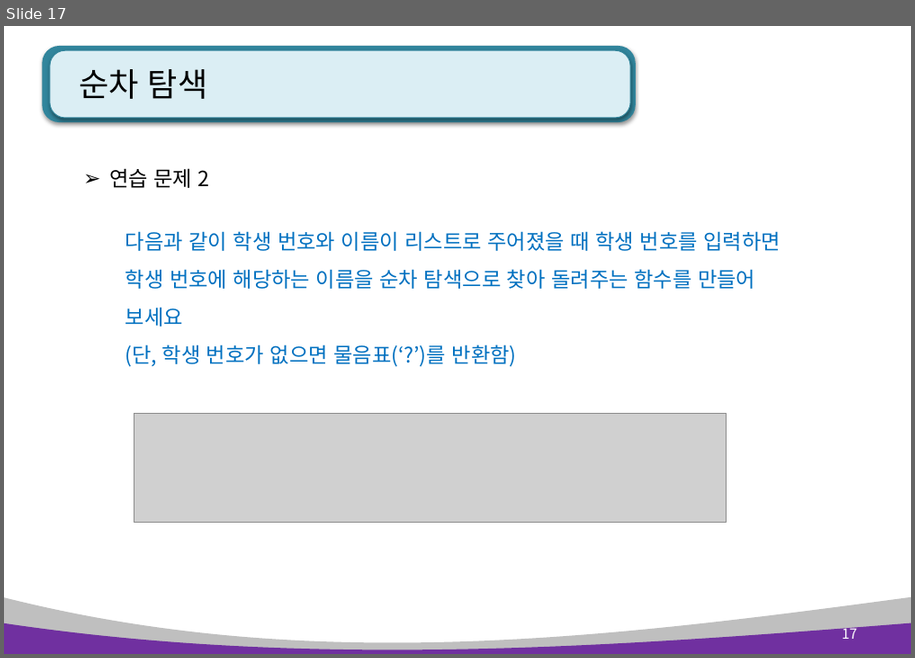
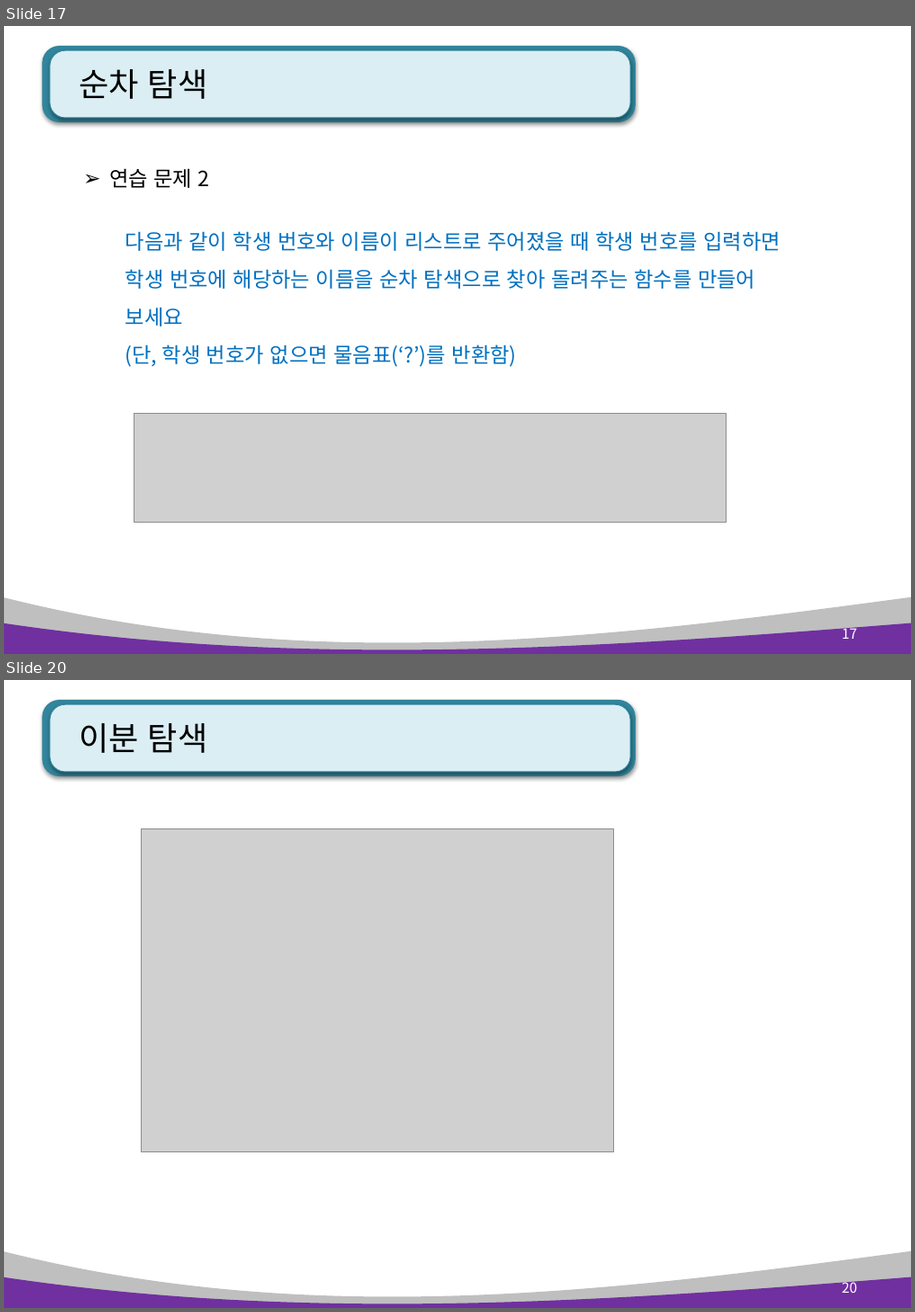
Before and after one commit to pshho/ngreen_project, a slide deck: pyWorks/자료/python_ppt/Python 알고리즘.pptx. Shown one above the other, each under a label of ours: slide 17 before the commit, slides 17 and 20 after it; the slides between them are not shown. The pictures are 915x658 and 915x1312 pixels, drawn with LibreOffice and Linux fonts; fonts in the diff are those of the drawing; grey boxes stand for pictures. Boxes give left, top, right and bottom in pixels: in the first picture for what was removed or moved away, otherwise in the second. Text is boxed around its words. In the diff, an @@ line names an element or a change of style, - is before the commit and + after.

```diff
--- a/pyWorks/자료/python_ppt/Python 알고리즘.pptx
+++ b/pyWorks/자료/python_ppt/Python 알고리즘.pptx
@@ slide 20 added at (x1=4, y1=680, x2=911, y2=1308), background #FFFFFF; not listed: 4 template elements that a slide beside it also shows @@
@@ title added at (x1=79, y1=723, x2=208, y2=753), 28 pt, text #000000 @@
+이분 탐색
@@ picture added at (x1=142, y1=829, x2=614, y2=1152) @@
@@ page number added at (x1=842, y1=1279, x2=857, y2=1293), 12 pt, text #FFFFFF @@
+20
```
Also in this commit, not shown: 1 slide changed, 2 other slides added, 19 other files.
